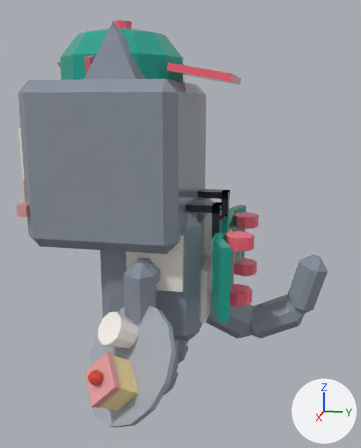
What one commit did to the glTF model assets/cat-cafe/exports/CatCafe_Cat_Munchkin_Work.glb.
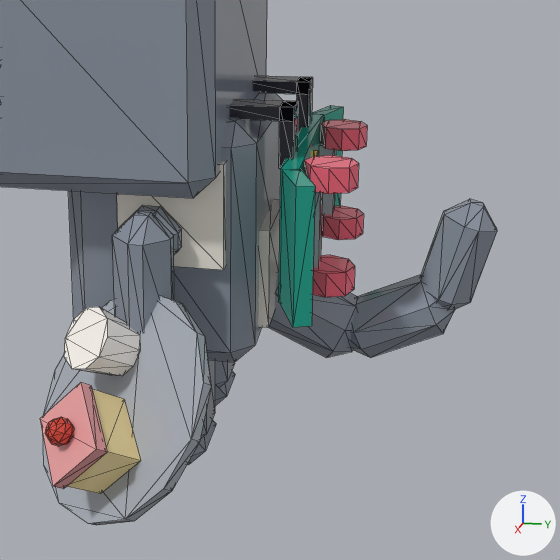
There are two pictures of each version: one whole from a 50 mm lens placed at (2.633, 0.577, 1.577), pointed at (0.087, 0.068, 0.941), one close up on the part from 18% to 100% of the width and 33% to 100% of the height. The lights are fixed; the arrows at lower right show +X, +Y and +Z. The older version's two pictures come first. The close-ups show mesh edges as thin lines. Vertices at exactly the same position are counted once.

Before the edit, the objects in view are built like this:
```python
me_catcafe_cat_munchkin_work_held_waiter = bpy.data.meshes.new('CatCafe_Cat_Munchkin_Work_Held_Waiter')
me_catcafe_cat_munchkin_work_held_waiter.from_pydata(...)  # 98 vertices, 176 faces; spans x -0.068..0.398, y -0.256..0.235, z -0.289..0.202
me_catcafe_cat_munchkin_work_held_waiter.materials.append(mat_catcafe_palette)
me_catcafe_cat_munchkin_work_legf1 = bpy.data.meshes.new('CatCafe_Cat_Munchkin_Work_LegF1')
me_catcafe_cat_munchkin_work_legf1.from_pydata(...)  # 48 vertices, 88 faces; spans x -0.086..0.086, y -0.1..0.081, z -0.404..0.057
me_catcafe_cat_munchkin_work_legf1.materials.append(mat_catcafe_palette)
me_catcafe_cat_munchkin_work_tail = bpy.data.meshes.new('CatCafe_Cat_Munchkin_Work_Tail')
me_catcafe_cat_munchkin_work_tail.from_pydata(...)  # 72 vertices, 132 faces; spans x -0.095..0.095, y -0.042..0.656, z -0.195..0.308
me_catcafe_cat_munchkin_work_tail.materials.append(mat_catcafe_palette)
ob_catcafe_cat_munchkin_work_held_waiter = bpy.data.objects.new('CatCafe_Cat_Munchkin_Work_Held_Waiter', me_catcafe_cat_munchkin_work_held_waiter)
ob_catcafe_cat_munchkin_work_held_waiter.location = (0.451, -0.067, 0.437)
ob_catcafe_cat_munchkin_work_legf1 = bpy.data.objects.new('CatCafe_Cat_Munchkin_Work_LegF1', me_catcafe_cat_munchkin_work_legf1)
ob_catcafe_cat_munchkin_work_legf1.location = (0.451, -0.057, 0.779)
ob_catcafe_cat_munchkin_work_tail = bpy.data.objects.new('CatCafe_Cat_Munchkin_Work_Tail', me_catcafe_cat_munchkin_work_tail)
ob_catcafe_cat_munchkin_work_tail.location = (0.0, 0.19, 0.475)
# also in view: 'CatCafe_Cat_Munchkin_Work_Head' at (0.0, -0.283, 1.292); 'CatCafe_Cat_Munchkin_Work_LegB1' at (0.162, -0.105, 0.209); 'CatCafe_Cat_Munchkin_Work_Prop' at (0.0, 0.271, 0.829); 'CatCafe_Cat_Munchkin_Work_Body' at (0.0, -0.062, 0.703)
```
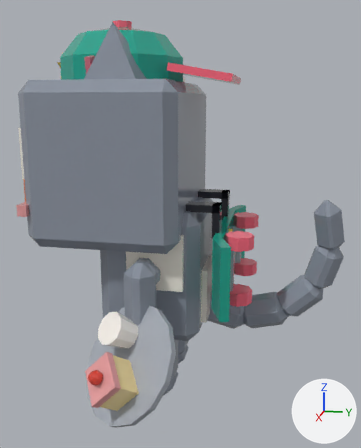
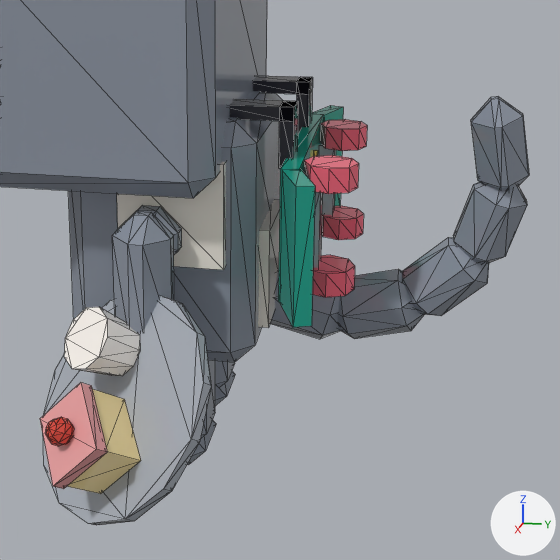
Pixel boxes [x1, y1, x2, y2] of what changed, in the close-ups (560 x 560 px):
'CatCafe_Cat_Munchkin_Work_Tail', reshaped (14% wider, 52% taller)
    before: [269, 199, 497, 358]
    after: [270, 96, 529, 339]
part 1 of me_catcafe_cat_munchkin_work_tail, rebuilt
    before: [269, 271, 357, 358]
    after: [270, 268, 340, 339]
part 2 of me_catcafe_cat_munchkin_work_tail, rebuilt (17% narrower, 15% shorter)
    before: [351, 274, 455, 357]
    after: [338, 269, 424, 339]
part 3 of me_catcafe_cat_munchkin_work_tail, rebuilt (13% wider, 29% shorter)
    before: [421, 199, 497, 310]
    after: [403, 237, 489, 316]
part 4 of me_catcafe_cat_munchkin_work_tail, added
    after: [453, 182, 527, 264]
part 5 of me_catcafe_cat_munchkin_work_tail, added
    after: [471, 96, 529, 191]

The change, as a list of edits to the scene's bpy script:
```text
Change me_catcafe_cat_munchkin_work_tail:
    used by ob_catcafe_cat_munchkin_work_tail; location = (0.0, 0.19, 0.475)
    remove me_catcafe_cat_munchkin_work_tail.from_pydata(...)  # 72 vertices, 132 faces; spans x -0.095..0.095, y -0.042..0.656, z -0.195..0.308
    add me_catcafe_cat_munchkin_work_tail.from_pydata(...)  # 120 vertices, 220 faces; spans x -0.109..0.166, y -0.037..0.724, z -0.148..0.628
    me_catcafe_cat_munchkin_work_tail part 1: the loose piece of 24 vertices spanning x -0.095..0.095, y -0.042..0.3, z -0.195..0.074 is rebuilt with 24 vertices and now spans x -0.109..0.099, y -0.037..0.258, z -0.148..0.09
    me_catcafe_cat_munchkin_work_tail part 2: the loose piece of 24 vertices spanning x -0.086..0.086, y 0.22..0.554, z -0.186..0.065 is rebuilt with 24 vertices and now spans x -0.101..0.09, y 0.185..0.476, z -0.14..0.082
    me_catcafe_cat_munchkin_work_tail part 3: the loose piece of 24 vertices spanning x -0.076..0.076, y 0.451..0.656, z -0.032..0.308 is rebuilt with 24 vertices and now spans x -0.079..0.107, y 0.404..0.639, z -0.041..0.199
    me_catcafe_cat_munchkin_work_tail part 4: a new loose piece of 24 vertices spanning x -0.04..0.135, y 0.538..0.724, z 0.125..0.41, in mat_catcafe_palette
    me_catcafe_cat_munchkin_work_tail part 5: a new loose piece of 24 vertices spanning x 0.005..0.166, y 0.561..0.721, z 0.345..0.628, in mat_catcafe_palette
```
